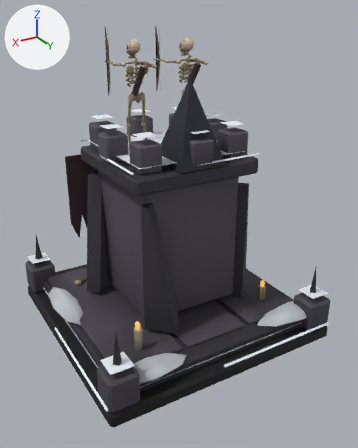
The glTF model assets/3d/tours/ombres-0.glb, before and after one commit.
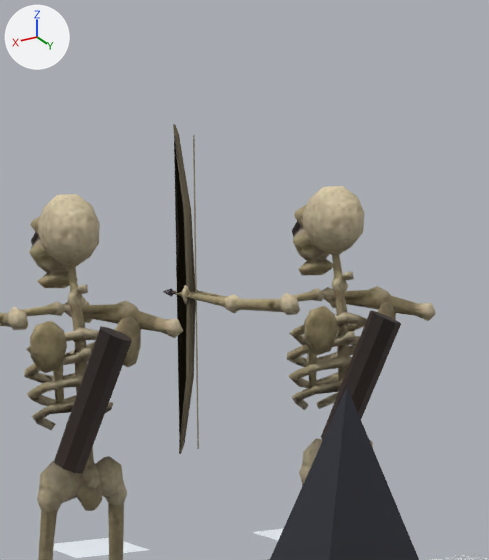
The first picture shows the older version from a camera (50 mm lens) standing at (0.757, 1.341, 1.021) and looking at (-0.016, 0.053, 0.377). The close-ups show the older and then the newer version on the part from 34% to 61% of the width and 0% to 25% of the height of that picture. Only the edits that show in the close-ups are written down. Arrows for +X, +Y and +Z are at upper left; the lights stay in place. Where no turn or scale is listed for an object, it has been applied to the vertices. Vertices at exactly the same position are counted once.

In view in the first close-up: 'Tourelle_peint', 'Tourelle_peint.001', 'ombres_0_architecture'.
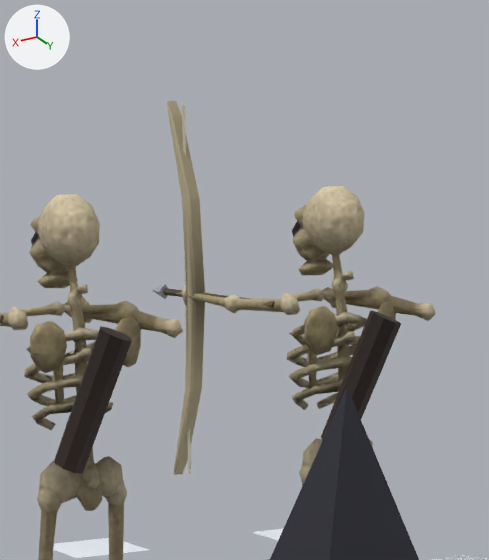
What differs and where, as boxes (x1, y1, x2, y2) in the close-ups (489 x 560 px; the box of a moved part takes in the faces that stretch with it):
```json
{"object": "Tourelle_peint.001", "change": "reshaped", "before": [54, 124, 401, 474], "after": [0, 101, 401, 475]}
{"part": 1, "of": "me_ombres_0_archer_accessoires", "change": "moved or reshaped", "before": [193, 135, 199, 449], "after": [182, 105, 191, 474]}
{"part": 2, "of": "me_ombres_0_archer_accessoires", "change": "moved or reshaped", "before": [170, 291, 177, 295], "after": [163, 288, 274, 308]}
{"part": 3, "of": "me_ombres_0_archer_accessoires", "change": "moved or reshaped", "before": [162, 288, 173, 297], "after": [152, 284, 169, 299]}
{"part": 4, "of": "me_ombres_0_archer_accessoires", "change": "rebuilt", "before": [173, 124, 195, 454], "after": [167, 101, 205, 475], "on screen": "70% wider, 13% taller"}
```

Scene script edits in JSON lines:
```json
{"block": "me_ombres_0_archer_accessoires", "where": "# used by ob_tourelle_peint_001; location = (0.09, -0.02, 0.61)"}
{"op": "remove", "block": "me_ombres_0_archer_accessoires", "code": "me_ombres_0_archer_accessoires.from_pydata(...)  # 190 vertices, 340 faces; spans x -0.201..0.043, y -0.126..0.054, z 0.168..0.369"}
{"op": "add", "block": "me_ombres_0_archer_accessoires", "code": "me_ombres_0_archer_accessoires.from_pydata(...)  # 194 vertices, 348 faces; spans x -0.201..0.046, y -0.138..0.054, z 0.154..0.383"}
{"block": "me_ombres_0_archer_accessoires", "change": "me_ombres_0_archer_accessoires part 1: the loose piece of 8 vertices spanning x -0.13..-0.128, y -0.083..-0.082, z 0.173..0.364 is scaled about its middle by (1.95, 1.98, 1.18), then moved by (0.001, -0.01, 0.0)"}
{"block": "me_ombres_0_archer_accessoires", "change": "me_ombres_0_archer_accessoires part 2: the loose piece of 8 vertices spanning x -0.139..-0.125, y -0.11..-0.009, z 0.268..0.27 is scaled about its middle by (1.15, 1.13, 2.12)"}
{"block": "me_ombres_0_archer_accessoires", "change": "me_ombres_0_archer_accessoires part 3: the loose piece of 5 vertices spanning x -0.128..-0.123, y -0.12..-0.11, z 0.266..0.271 is scaled about its middle by (1.75, 1.48, 1.77), then moved by (0.001, -0.009, 0.0)"}
{"block": "me_ombres_0_archer_accessoires", "change": "me_ombres_0_archer_accessoires part 4: the loose piece of 58 vertices spanning x -0.131..-0.125, y -0.104..-0.084, z 0.168..0.369 is rebuilt with 60 vertices and now spans x -0.134..-0.122, y -0.107..-0.078, z 0.154..0.383"}
{"block": "me_ombres_0_archer_accessoires", "change": "other edits to the shape of me_ombres_0_archer_accessoires do not show in these pictures"}
```
